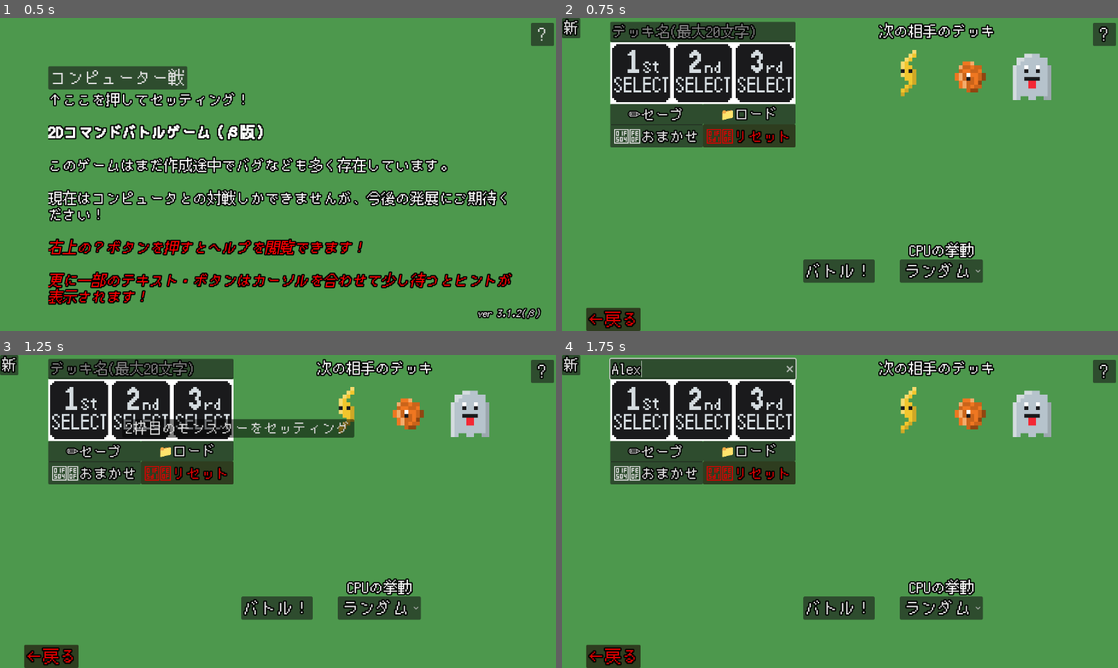
Above: before the commit, frames 1-4 (two rows, left to right).
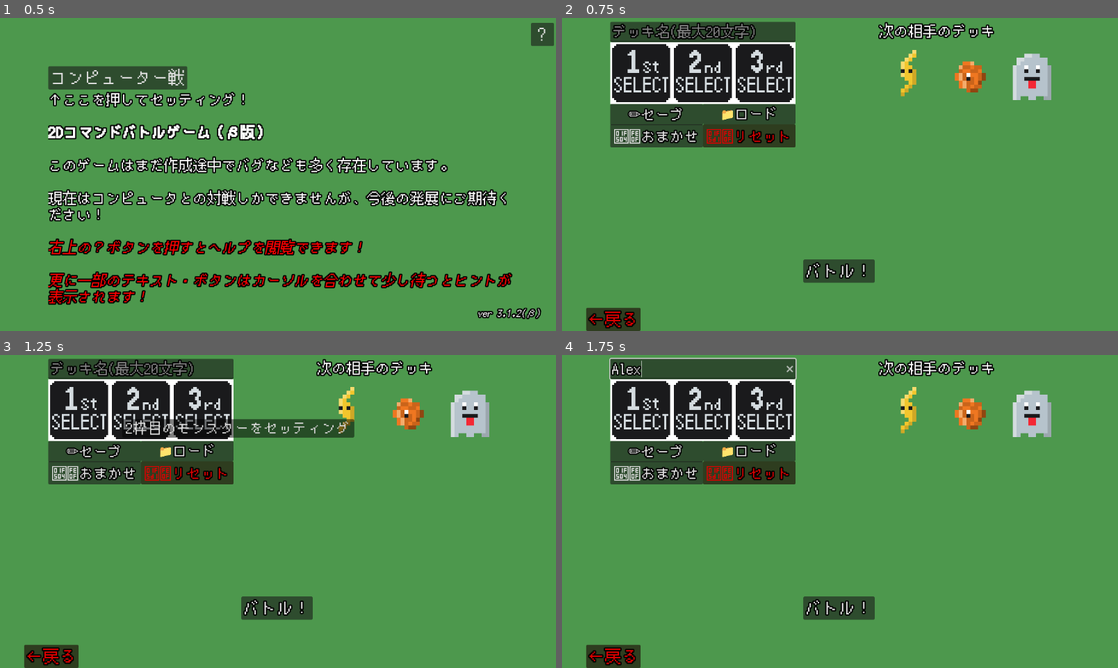
Above: after the commit, the same moments.

Repository: aomushi0710/battle_game
Game: Godot game, scene res://メインシーン.tscn
Same seed, same stepped clock (60 frames per second), same inputs: the game is played once before the commit and once after it.
Inputs (mouse positions are in pixels of both pictures, inside the frame that each line leads up to):
- Up to frame 1 (0.5 s): no input
- Up to frame 2 (0.75 s): click "コンピューター戦" at 0.5 s
- Up to frame 3 (1.25 s): no input
- Up to frame 4 (1.75 s): click (701, 367) at 1.27 s; type "Alex" at 1.35 s

Frame 1 is identical in both runs. In frame 2, 2.2% of the frame differs, in the area x 0-100%, y 0-85%; in frame 3, 2.2%; in frame 4, 2.2%.

Commit message:
属性倍率でダメージが増減したときにダイアログにも表示

Diff:
--- a/Global.gd
+++ b/Global.gd
@@ -157,33 +157,33 @@
 
 @onready var help_message = {"type":
 "・属性相性によってダメージが増減し、以下の6すくみになっています。
-　[img=40]res://火属性.PNG[/img][color=red]火属性[/color]は[img=40]res://氷属性.PNG[/img]\
-[color=aqua]氷属性[/color]に強く、[img=40]res://氷属性.PNG[/img][color=aqua]氷属性[/color]は\
-[img=40]res://風属性.PNG[/img][color=green]風属性[/color]に強く、
-　[img=40]res://風属性.PNG[/img][color=green]風属性[/color]は[img=40]res://土属性.PNG[/img]\
-[color=chocolate]土属性[/color]に強く、[img=40]res://土属性.PNG[/img][color=chocolate]土属性[/color]\
-は[img=40]res://雷属性.PNG[/img][color=yellow]雷属性[/color]に強く、
-　[img=40]res://雷属性.PNG[/img][color=yellow]雷属性[/color]は[img=40]res://水属性.PNG[/img]\
-[color=dodger_blue]水属性[/color]に強く、[img=40]res://水属性.PNG[/img]\
-[color=dodger_blue]水属性[/color]は[img=40]res://火属性.PNG[/img][color=red]火属性[/color]に強い
-
-・この6すくみに加え、[img=40]res://光属性.PNG[/img][color=light_yellow]光属性[/color]と\
-[img=40]res://闇属性.PNG[/img][color=purple]闇属性[/color]は
+　[img=40]res://image/element/火属性.PNG[/img][color=red]火属性[/color]は[img=40]res://image/element/氷属性.PNG[/img]\
+[color=aqua]氷属性[/color]に強く、[img=40]res://image/element/氷属性.PNG[/img][color=aqua]氷属性[/color]は\
+[img=40]res://image/element/風属性.PNG[/img][color=green]風属性[/color]に強く、
+　[img=40]res://image/element/風属性.PNG[/img][color=green]風属性[/color]は[img=40]res://image/element/土属性.PNG[/img]\
+[color=chocolate]土属性[/color]に強く、[img=40]res://image/element/土属性.PNG[/img][color=chocolate]土属性[/color]\
+は[img=40]res://image/element/雷属性.PNG[/img][color=yellow]雷属性[/color]に強く、
+　[img=40]res://image/element/雷属性.PNG[/img][color=yellow]雷属性[/color]は[img=40]res://image/element/水属性.PNG[/img]\
+[color=dodger_blue]水属性[/color]に強く、[img=40]res://image/element/水属性.PNG[/img]\
+[color=dodger_blue]水属性[/color]は[img=40]res://image/element/火属性.PNG[/img][color=red]火属性[/color]に強い
+
+・この6すくみに加え、[img=40]res://image/element/光属性.PNG[/img][color=light_yellow]光属性[/color]と\
+[img=40]res://image/element/闇属性.PNG[/img][color=purple]闇属性[/color]は
 　互いに弱点をつくことができます。
 
 ・弱点をつくと[color=red]2倍[/color]のダメージを与えられますが、相手の属性と同じ属性で
 　攻撃してしまうとダメージは[color=light_blue]0.5倍[/color]になってしまいます。
 
-・[img=40]res://無属性.PNG[/img]無属性は汎用的な属性ではありますが、[img=40]res://無属性.PNG[/img]\
+・[img=40]res://image/element/無属性.PNG[/img]無属性は汎用的な属性ではありますが、[img=40]res://image/element/無属性.PNG[/img]\
 無属性以外の敵に
 　与えるダメージは[color=light_blue]0.8倍[/color]になってしまいます。
 
 ・タイプ相性表
-　[img=40]res://火属性.PNG[/img]←[img=40]res://水属性.PNG[/img]←[img=40]res://雷属性.PNG[/img]\
-　[img=40]res://光属性.PNG[/img]
-  ↓　　　  ↑　 ↕　>> [img=40]res://無属性.PNG[/img]
-　[img=40]res://氷属性.PNG[/img]→[img=40]res://風属性.PNG[/img]→[img=40]res://土属性.PNG[/img]\
-　[img=40]res://闇属性.PNG[/img]
+　[img=40]res://image/element/火属性.PNG[/img]←[img=40]res://image/element/水属性.PNG[/img]←[img=40]res://image/element/雷属性.PNG[/img]\
+　[img=40]res://image/element/光属性.PNG[/img]
+  ↓　　　  ↑　 ↕　>> [img=40]res://image/element/無属性.PNG[/img]
+　[img=40]res://image/element/氷属性.PNG[/img]→[img=40]res://image/element/風属性.PNG[/img]→[img=40]res://image/element/土属性.PNG[/img]\
+　[img=40]res://image/element/闇属性.PNG[/img]
 
 
 ㅤ","status":"　[i]モンスターには大きく8つに分けられるステータスを持っています！[/i]\n
@@ -203,8 +203,9 @@
 ・[b][color=blue]MAG[/color][/b]:魔法攻撃で敵に与えるダメージに影響するステータスです。\n
 ・[b][color=purple]RES[/color][/b]:相手の魔法攻撃から受けるダメージに影響するステータスです。\n
 
-　[b][i]ダメージ計算式[/b][/i]
+　[b][i]ダメージ計算式[/i][/b]
 技の基礎威力 + (攻撃側のATKかMAG / 防御側のDEFかRES) ** 1.2 (小数点以下切り捨て)
+
 
 
 "
--- a/help_type.gd
+++ b/help_type.gd
@@ -9,14 +9,14 @@
 		get_tree().paused = false
 
 func _on_monster_help_button_up(): # モンスターについてのヘルプメニューを開く
-	$ColorRect/help_player.hide()
+	#$ColorRect/help_player.hide()
 	$ColorRect/help_label.hide()
 	$ColorRect/monster_help.hide()
 	$ColorRect/monster_help_menu.show()
 
 func _on_help_back_button_up(): # 上記メニューを閉じる
 	$ColorRect/monster_help_menu.hide()
-	$ColorRect/help_player.show()
+	#$ColorRect/help_player.show()
 	$ColorRect/help_label.show()
 	$ColorRect/monster_help.show()
 
--- a/new_battle.gd
+++ b/new_battle.gd
@@ -251,10 +251,11 @@
 
 		if action.power != 0:
 			for target: BattleMonster in target_list: # 対象にダメージをあたえる
-				var damage: int = damage_calc(action, monster, target)
+				var damage_array = damage_calc(action, monster, target)
 				dialog_text = [] # 初期化
-				var text: Array[String] = target.hp_setter(-damage, true)
-				for t:String in text: # Array[String]から要素を抜き出す
+				var text: Array[String] = target.hp_setter(-damage_array[0], true)
+				for t: String in text: # Array[String]から要素を抜き出す
+					t += "\n%s" % damage_array[1]
 					dialog_text.append(t)
 			await dialog.text_setter(0, true, dialog_text)
 
@@ -398,11 +399,11 @@
 			magnification *= attribute(act_element.id, monster_element.id)
 	return magnification
 
-## ダメージ計算機
+## ダメージ計算機[br]戻り値array[ダメージ(int), 属性相性テキスト(string)]
 func damage_calc(action: Action, offense: BattleMonster, defense: BattleMonster)\
- -> int:
+ -> Array:
 	if action.power == 0: # powerが0なら不要なので中断
-		return 0
+		return [0, ""]
 
 	var status: Array[float] = [0, 0] # ステータス値
 	var type: Array[int] = [0, 0] # 0:なし 1:ATK 2:DEF 3:MAG 4:RES
@@ -435,10 +436,15 @@
 						status[i] /= effect.power
 
 	var magnification: float = attribute_setup(action, defense.monster)
+	var magnification_text: String = ""
+	if magnification < 1.0:
+		magnification_text = "[color=light_blue]耐性があるようだ...[/color]"
+	elif magnification > 1.0:
+		magnification_text = "[color=red]弱点をついた！[/color]"
 	# power * ((攻撃側ステータス / 守備側ステータス) ** ステータス乖離ボーナス(1.2) * 属性相性
 	var damage = action.power * ((status[0] / status[1]) ** 1.2) * magnification
 	# モンスターと技の属性一致倍率を乗算
 	if action.element.any(func(a): offense.monster.element.any(func(m): return a.id == m.id)):
 		damage *= 1.5
 
-	return int(damage)
+	return [int(damage), magnification_text]
--- a/キャラセレクト.gd
+++ b/キャラセレクト.gd
@@ -19,7 +19,7 @@
 		button.texture_normal = monster_data[i][0].image
 		if 2 in monster_data[i]: # 進化可能モンスターならホバーの画像を変える
 			button.texture_hover = monster_data[i][2].image
-
+		button.mouse_default_cursor_shape = Control.CURSOR_POINTING_HAND
 		button.mouse_entered.connect(func():status(monster_data[i][0].id))
 		button.button_up.connect(func():button_up(monster_data[i][0].id))
 
--- a/キャラ選択.tscn
+++ b/キャラ選択.tscn
@@ -37,6 +37,7 @@
 offset_top = 600.0
 offset_right = 163.0
 offset_bottom = 648.0
+mouse_default_cursor_shape = 2
 theme = SubResource("Theme_m0p40")
 text = "←戻る"
 
@@ -114,11 +115,11 @@
 offset_bottom = 650.0
 theme = SubResource("Theme_aoflo")
 bbcode_enabled = true
-text = "・上のモンスター一覧から好きなモンスターを選んでください！
-　（現在、左3体のモンスターしか選択できません...）
+text = "
+・上のモンスター一覧から好きなモンスターを選んでください！
 
-・右にはステータスが表示されていますが、ゲームバランスは考慮されていな
-　いため適当です"
+・右にはステータスが表示されていますが、ゲームバランスは
+　考慮されていないため適当です"
 
 [node name="monster_help" type="Button" parent="キャラセレクト/help/ColorRect"]
 layout_mode = 0
--- a/デッキスロット.tscn
+++ b/デッキスロット.tscn
@@ -67,6 +67,7 @@
 offset_top = 25.0
 offset_right = 1077.0
 offset_bottom = 67.0
+mouse_default_cursor_shape = 2
 text = "✏️セーブ"
 
 [node name="load" type="Button" parent="."]
@@ -75,6 +76,7 @@
 offset_top = 25.0
 offset_right = 1077.0
 offset_bottom = 67.0
+mouse_default_cursor_shape = 2
 text = "📁ロード"
 
 [node name="reset" type="Button" parent="."]
@@ -84,4 +86,5 @@
 offset_top = 112.0
 offset_right = 1077.0
 offset_bottom = 154.0
+mouse_default_cursor_shape = 2
 text = "🗑️リセット"
--- a/デッキセレクト.tscn
+++ b/デッキセレクト.tscn
@@ -27,6 +27,9 @@
 [sub_resource type="Theme" id="Theme_vs303"]
 default_font_size = 35
 
+[sub_resource type="Theme" id="Theme_0twro"]
+default_font_size = 35
+
 [node name="デッキセレクト" type="Node2D"]
 
 [node name="Control" type="Control" parent="."]
@@ -62,6 +65,7 @@
 offset_bottom = 306.0
 scale = Vector2(0.5, 0.5)
 tooltip_text = "1枠目のモンスターをセッティング"
+mouse_default_cursor_shape = 2
 button_mask = 3
 texture_normal = ExtResource("2_34w54")
 texture_hover = ExtResource("2_34w54")
@@ -83,6 +87,7 @@
 offset_bottom = 306.0
 scale = Vector2(0.5, 0.5)
 tooltip_text = "2枠目のモンスターをセッティング"
+mouse_default_cursor_shape = 2
 texture_normal = ExtResource("3_qs0ub")
 texture_hover = ExtResource("3_qs0ub")
 
@@ -94,6 +99,7 @@
 offset_bottom = 306.0
 scale = Vector2(0.5, 0.5)
 tooltip_text = "3枠目のモンスターをセッティング"
+mouse_default_cursor_shape = 2
 texture_normal = ExtResource("4_qklf7")
 texture_hover = ExtResource("4_qklf7")
 
@@ -103,6 +109,7 @@
 offset_top = 178.0
 offset_right = 292.0
 offset_bottom = 220.0
+mouse_default_cursor_shape = 2
 text = "✏️セーブ"
 
 [node name="load" type="Button" parent="Control/デッキ1"]
@@ -111,6 +118,7 @@
 offset_top = 178.0
 offset_right = 484.0
 offset_bottom = 220.0
+mouse_default_cursor_shape = 2
 text = "📁ロード"
 
 [node name="reset" type="Button" parent="Control/デッキ1"]
@@ -121,6 +129,7 @@
 offset_right = 484.0
 offset_bottom = 268.0
 tooltip_text = "デッキに登録されたデータを全てリセットします"
+mouse_default_cursor_shape = 2
 text = "🗑️リセット"
 
 [node name="おまかせ" type="Button" parent="Control/デッキ1"]
@@ -130,10 +139,12 @@
 offset_right = 292.0
 offset_bottom = 268.0
 tooltip_text = "完全にランダムにモンスターと技が選択されます"
+mouse_default_cursor_shape = 2
 theme = ExtResource("1_cpkem")
 text = "🔄️おまかせ"
 
 [node name="cpu_strategy" type="OptionButton" parent="Control"]
+visible = false
 layout_mode = 0
 offset_left = 700.0
 offset_top = 500.0
@@ -173,6 +184,7 @@
 theme = ExtResource("7_0twro")
 
 [node name="battle" type="Button" parent="Control"]
+visible = false
 layout_mode = 0
 offset_left = 500.0
 offset_top = 500.0
@@ -188,11 +200,13 @@
 offset_top = 600.0
 offset_right = 163.0
 offset_bottom = 648.0
+mouse_default_cursor_shape = 2
 theme = SubResource("Theme_u0qxs")
 text = "←戻る"
 
 [node name="help" type="Button" parent="Control"]
 process_mode = 3
+visible = false
 layout_mode = 0
 offset_left = 1100.0
 offset_top = 10.0
@@ -204,7 +218,6 @@
 script = ExtResource("5_jtnis")
 
 [node name="ColorRect" type="ColorRect" parent="Control/help"]
-visible = false
 z_index = 1
 layout_mode = 0
 offset_left = -1050.0
@@ -317,11 +330,15 @@
 text = " 次の相手のデッキ"
 vertical_alignment = 1
 
-[node name="Button" type="Button" parent="Control"]
-layout_mode = 0
-offset_right = 8.0
-offset_bottom = 8.0
-text = "新"
+[node name="new_battle" type="Button" parent="Control"]
+layout_mode = 0
+offset_left = 500.0
+offset_top = 500.0
+offset_right = 648.0
+offset_bottom = 548.0
+mouse_default_cursor_shape = 2
+theme = SubResource("Theme_0twro")
+text = "バトル！"
 
 [connection signal="tree_entered" from="." to="Control/デッキ1" method="_on_デッキセレクト_tree_entered"]
 [connection signal="button_up" from="Control/デッキ1/first" to="Control/デッキ1" method="_on_first_button_up"]
@@ -337,4 +354,4 @@
 [connection signal="button_up" from="Control/battle" to="Control/デッキ1" method="_on_test_button_up"]
 [connection signal="button_up" from="Control/戻る" to="Control/デッキ1" method="_on_戻る_button_up"]
 [connection signal="toggled" from="Control/help" to="Control/help" method="_on_toggled"]
-[connection signal="button_up" from="Control/Button" to="Control/デッキ1" method="_on_new_button_up"]
+[connection signal="button_up" from="Control/new_battle" to="Control/デッキ1" method="_on_new_button_up"]
--- a/メインシーン.tscn
+++ b/メインシーン.tscn
@@ -22,6 +22,7 @@
 offset_top = 100.0
 offset_right = 203.0
 offset_bottom = 131.0
+mouse_default_cursor_shape = 2
 theme = SubResource("Theme_4elko")
 text = "コンピューター戦"
 
@@ -50,6 +51,7 @@
 offset_top = 10.0
 offset_right = 1148.0
 offset_bottom = 58.0
+mouse_default_cursor_shape = 2
 theme = SubResource("Theme_c728d")
 toggle_mode = true
 text = "?"
@@ -108,7 +110,7 @@
 offset_bottom = 630.0
 theme = ExtResource("4_lf3g1")
 bbcode_enabled = true
-text = "[i]β.ver.3.0.0[/i] "
+text = "[i]β.ver.X.X.X[/i] "
 horizontal_alignment = 2
 
 [node name="Popup" type="Popup" parent="."]
--- a/技セレクトボタン.tscn
+++ b/技セレクトボタン.tscn
@@ -6,6 +6,7 @@
 [node name="Button" type="Button"]
 offset_right = 115.0
 offset_bottom = 26.0
+mouse_default_cursor_shape = 2
 theme_override_colors/font_pressed_color = Color(1, 1, 0, 1)
 toggle_mode = true
 text = "体当たり"
@@ -21,3 +22,4 @@
 offset_right = 45.0
 offset_bottom = 45.0
 scale = Vector2(0.1, 0.1)
+mouse_default_cursor_shape = 2
--- a/特性・技セレクト.gd
+++ b/特性・技セレクト.gd
@@ -24,7 +24,7 @@
 
 
 func _on_戻る_button_up():
-	call("reset")
+	reset()
 	get_tree().change_scene_to_packed(Global.chara_scene)
 
 func _on_決定_button_up():
--- a/特性・技セレクト.tscn
+++ b/特性・技セレクト.tscn
@@ -119,6 +119,7 @@
 offset_top = 600.0
 offset_right = 78.0
 offset_bottom = 631.0
+mouse_default_cursor_shape = 2
 theme = SubResource("Theme_kmb61")
 text = "←戻る"
 
@@ -129,6 +130,7 @@
 offset_top = 600.0
 offset_right = 1143.0
 offset_bottom = 631.0
+mouse_default_cursor_shape = 2
 theme = SubResource("Theme_ouyqd")
 text = "決定"
 
@@ -348,6 +350,7 @@
 
 [node name="act_slider1" type="HSlider" parent="セレクト/出現率設定UI/出現率設定UI"]
 layout_mode = 2
+mouse_default_cursor_shape = 2
 editable = false
 
 [node name="act_name2" type="RichTextLabel" parent="セレクト/出現率設定UI/出現率設定UI"]
@@ -358,6 +361,7 @@
 
 [node name="act_slider2" type="HSlider" parent="セレクト/出現率設定UI/出現率設定UI"]
 layout_mode = 2
+mouse_default_cursor_shape = 2
 editable = false
 
 [node name="act_name3" type="RichTextLabel" parent="セレクト/出現率設定UI/出現率設定UI"]
@@ -368,6 +372,7 @@
 
 [node name="act_slider3" type="HSlider" parent="セレクト/出現率設定UI/出現率設定UI"]
 layout_mode = 2
+mouse_default_cursor_shape = 2
 editable = false
 
 [node name="act_name4" type="RichTextLabel" parent="セレクト/出現率設定UI/出現率設定UI"]
@@ -378,6 +383,7 @@
 
 [node name="act_slider4" type="HSlider" parent="セレクト/出現率設定UI/出現率設定UI"]
 layout_mode = 2
+mouse_default_cursor_shape = 2
 editable = false
 
 [node name="SpinBox" type="SpinBox" parent="セレクト/出現率設定UI"]
@@ -385,6 +391,7 @@
 offset_left = 427.0
 offset_right = 500.0
 offset_bottom = 31.0
+mouse_default_cursor_shape = 2
 theme = ExtResource("8_dnxyf")
 theme_override_colors/up_icon_modulate = Color(1, 0, 0, 1)
 theme_override_colors/down_icon_modulate = Color(0, 1, 1, 1)
@@ -468,11 +475,13 @@
 offset_bottom = 650.0
 theme = SubResource("Theme_88gvl")
 bbcode_enabled = true
-text = "①好きな技を選んでボタンを押してください
+text = "
+①好きな技を選んでボタンを押してください
 
 ②技の[color=yellow]出現率[/color]を好きな値に設定してください（上限はあります）
 
-③合計が100%になったら、スキルタブからスキルを選択してください（スキルは未実装のため現在機能しません...）
+③合計が100%になったら、スキルタブからスキルを選択してください
+　（スキルは未実装のため現在機能しません...）
 
 ④決定ボタンを押して確定！
 
Not shown: 1 places in デッキセレクト.tscn that only renumber resources
